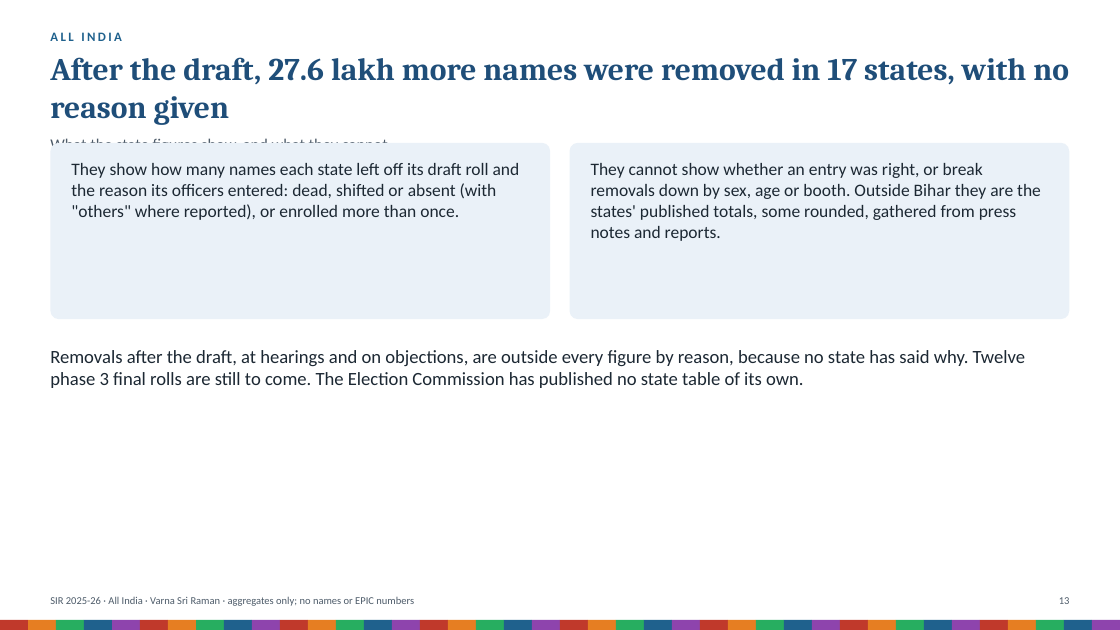
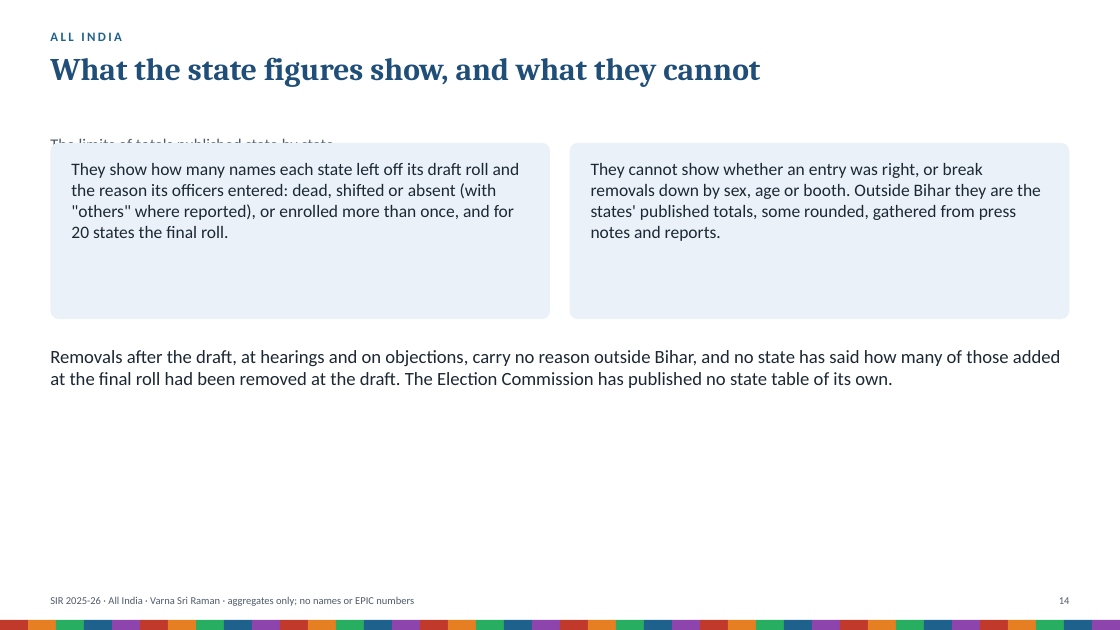
Before and after one commit to Varnasr/INDIA-DATA, a slide deck: slide 14 of reports/sir-india-deck.pptx (slide 13 before the commit). Drawn at 1120x630 pixels with LibreOffice and Linux fonts; fonts in the diff are those of the drawing. Boxes give left, top, right and bottom in pixels: in the first picture for what was removed or moved away, otherwise in the second. Text is boxed around its words. In the diff, an @@ line names an element or a change of style, - is before the commit and + after.

```diff
--- a/reports/sir-india-deck.pptx
+++ b/reports/sir-india-deck.pptx
@@ text "What the state figures show, ...": place and size @@
-text "What the state figures show, ..." at (50, 138, 388, 146)
+text "What the state figures show, ..." at (50, 57, 760, 87)
@@ text "What the state figures show, ..." at (50, 57, 760, 87): size 14 to 27 pt, font Calibri to Cambria, text colour #4D5B69 to #1F4E79, bold on @@
@@ text removed at (50, 57, 1069, 125) @@
-After the draft, 27.6 lakh more names were removed in 17 states, with no reason given
@@ text added at (50, 138, 334, 145), 14 pt, text #4D5B69 @@
+The limits of totals published state by state
@@ text at (71, 163, 520, 238): text changed @@
-They show how many names each state left off its draft roll and the reason its officers entered: dead, shifted or absent (with "others" where reported), or enrolled more than once.
+They show how many names each state left off its draft roll and the reason its officers entered: dead, shifted or absent (with "others" where reported), or enrolled more than once, and for 20 states the final roll.
@@ text at (50, 350, 1060, 388): text changed @@
-Removals after the draft, at hearings and on objections, are outside every figure by reason, because no state has said why. Twelve phase 3 final rolls are still to come. The Election Commission has published no state table of its own.
+Removals after the draft, at hearings and on objections, carry no reason outside Bihar, and no state has said how many of those added at the final roll had been removed at the draft. The Election Commission has published no state table of its own.
@@ text at (1059, 597, 1070, 604): text changed @@
-13
+14
```
Also in this commit, not shown: 3 other slides changed, 1 slide added, 35 other files.
